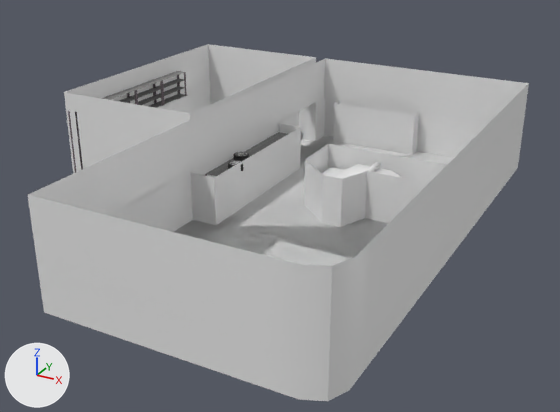
Two versions of the FBX model Assets/Models/Interior/Workshop.fbx, one commit apart.
Rendered twice from a 50 mm camera at (16.6, -14.8, 12.8) aimed at (3.1, 9.7, 0.6). Arrows for +X, +Y and +Z are at lower left; the lights stay in place. Objects named as collision shapes, trigger or cutter boxes, shadow casters or lower levels of detail are left out. Where no turn or scale is listed for an object, it has been applied to the vertices.

In view in the first picture: 'BigShelf.009', 'PoliceCar', 'Terrain', 'TerrainCollider'.
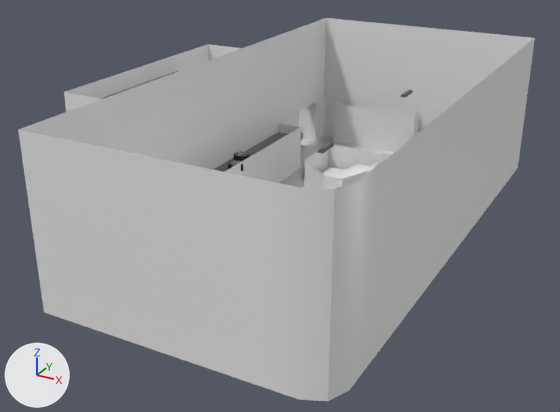
Changed parts and their boxes [x1, y1, x2, y2] in the pictures (560 x 412 px):
'Terrain', reshaped (7% taller)
    before: [28, 44, 529, 401]
    after: [18, 18, 535, 401]
'Lamp0.001', added
    after: [317, 142, 334, 154]
'Lamp0', added
    after: [400, 90, 412, 98]
part 1 of me_terrainmesh, added
    after: [18, 18, 535, 266]
'TerrainCollider', unchanged, covered by the edit
    before: [112, 81, 490, 266]
    after: [225, 98, 440, 189]

Diff of the bpy script that builds the scene:
```diff
--- a/Assets/Models/Interior/Workshop.fbx.py
+++ b/Assets/Models/Interior/Workshop.fbx.py
@@ me_terrainmesh @@
 # used by ob_terrain; location = (0.0, 0.0, 0.0)
-me_terrainmesh.from_pydata(...)  # 709 vertices, 661 faces; spans x -7.0..10.0, y 0.0..20.0, z 0.0..4.0
+me_terrainmesh.from_pydata(...)  # 829 vertices, 781 faces; spans x -7.0..10.0, y 0.0..20.0, z 0.0..6.0
+# me_terrainmesh part 1
+# 60 new vertices lie (0.0, 0.0, 1.0) away from vertices in x 0.0..10.0, y 0.0..20.0, z 4.0
+# 60 new vertices lie (0.0, 0.0, 1.0) away from vertices in x 0.0..10.0, y 0.0..20.0, z 5.0
+# 120 new faces join them
 me_terrainmesh.materials.append(mat_terrainmaterial)
@@ me_lamp0mesh @@
+me_lamp0mesh.from_pydata(...)  # 8 vertices, 6 faces; spans x -0.1..0.1, y -0.4..0.4, z -0.1..0.0
+me_lamp0mesh.materials.append(mat_propmaterial)  # picture img_propsta_png
@@ ob_lamp0_001 @@
+ob_lamp0_001 = bpy.data.objects.new('Lamp0.001', me_lamp0mesh)
+ob_lamp0_001.location = (7.0, 5.5, 5.0)
@@ ob_lamp0 @@
+ob_lamp0 = bpy.data.objects.new('Lamp0', me_lamp0mesh)
+ob_lamp0.location = (7.0, 12.5, 5.0)
```
